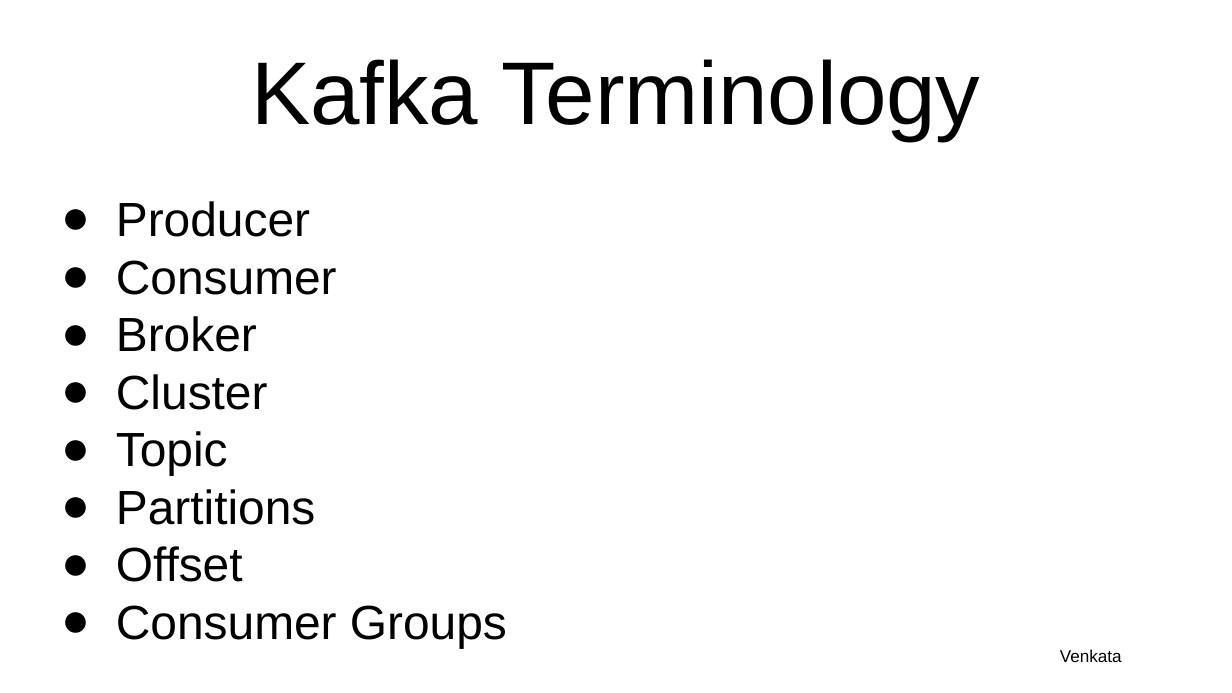
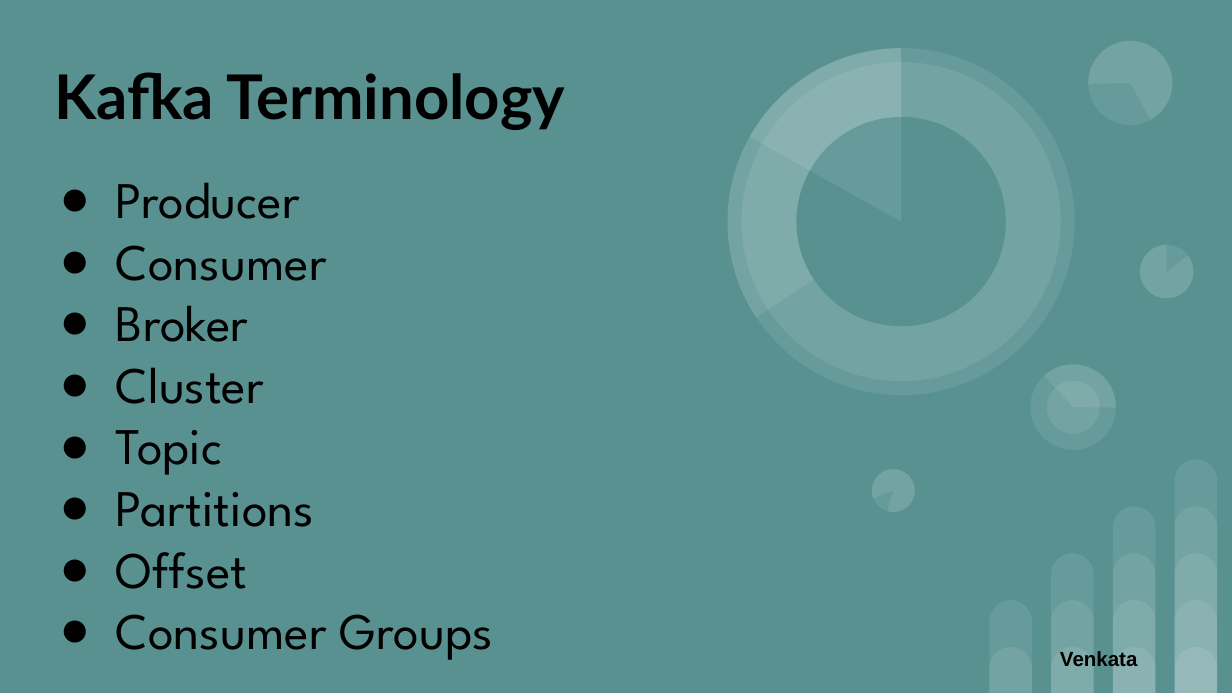
Before and after one commit to AnkitPrakash687/kafka-group06, a slide deck: slide 7 of docs/Group 6 Kafka.pptx. Drawn at 1232x693 pixels with LibreOffice and Linux fonts; fonts in the diff are those of the drawing. Boxes give left, top, right and bottom in pixels: in the first picture for what was removed or moved away, otherwise in the second. Text is boxed around its words. In the diff, an @@ line names an element or a change of style, - is before the commit and + after.

```diff
--- a/docs/Group 6 Kafka.pptx
+++ b/docs/Group 6 Kafka.pptx
@@ background #FFFFFF to #599191 @@
@@ title "Kafka Terminology" at (54,72,565,130): size 52 to 36 pt, font Arial to Lato, bold on; alignment centre to left; vertical alignment bottom to middle @@
@@ subtitle "Producer": place and size @@
-subtitle "Producer" at (116,201,507,648)
+subtitle "Producer" at (116,182,492,660)
@@ subtitle "Producer" at (116,182,492,660): size 28 to 30 pt, font Arial to League Spartan; indent changed @@
@@ group added at (680,0,1193,518): 8 ellipses, 6 pie slice (boxed as its full ellipse)s @@
@@ text "Venkata" at (1060,649,1137,670): size 10 to 12 pt, bold on @@
@@ group added at (989,460,1217,692): 14 round same rects @@
```
Also in this commit, not shown: 14 other slides changed, 5 slides added, 2 slides removed.
